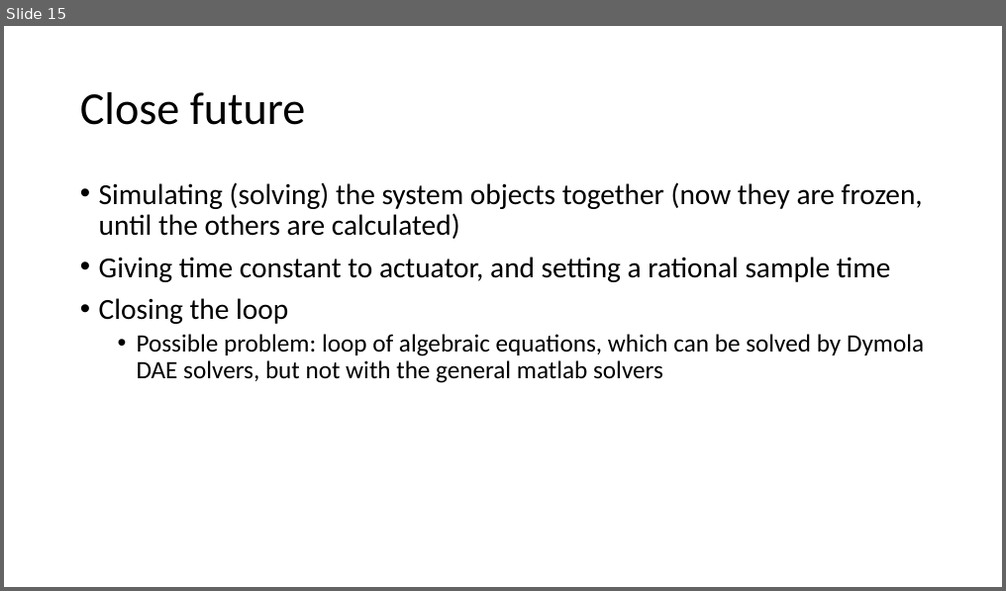
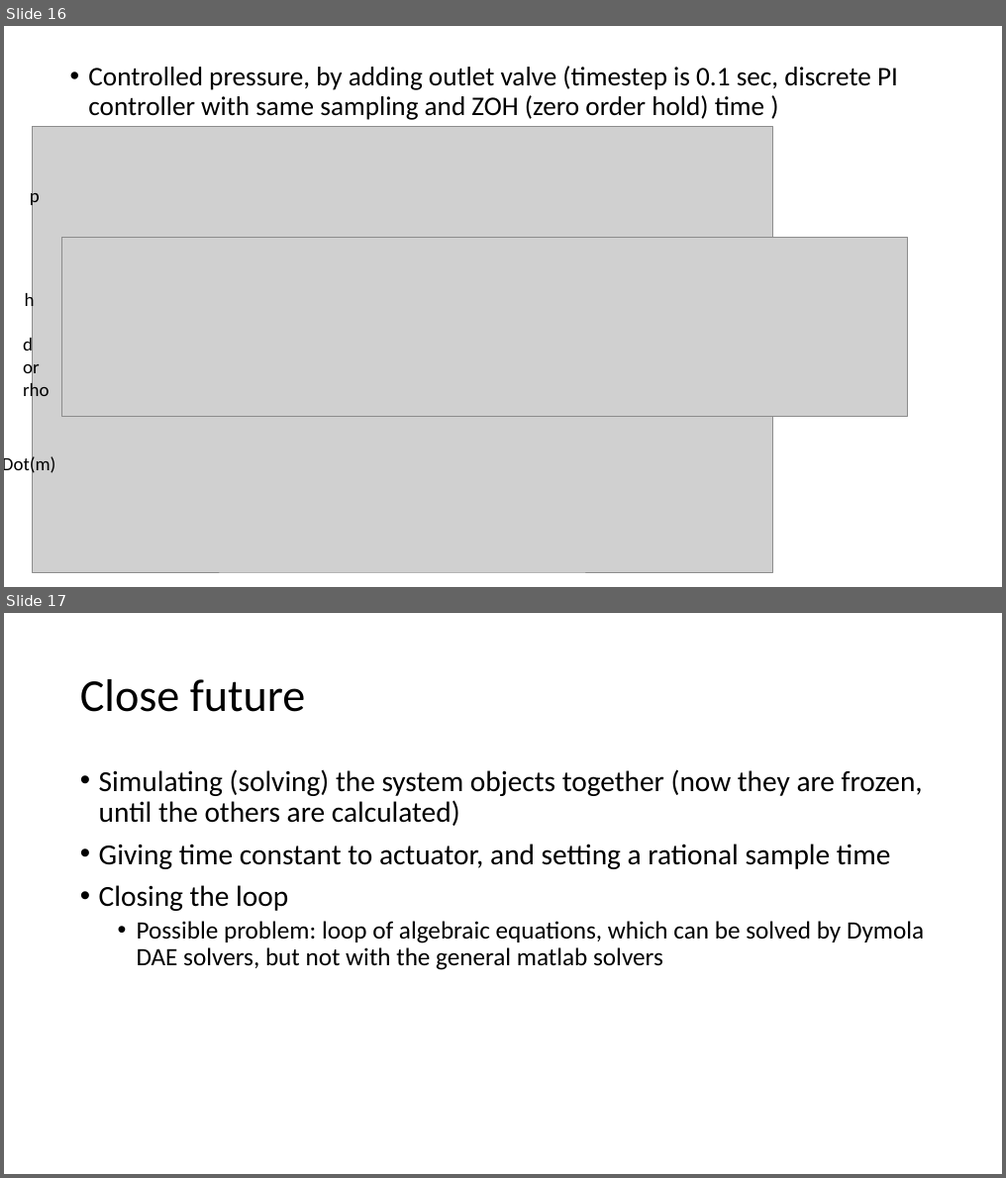
Before and after one commit to zolirulez/refrigDTU, a slide deck: Dynamical simulation of a 2-step refrigeration circle.pptx. Shown one above the other, each under a label of ours: slide 15 before the commit, slides 16 and 17 after it. The pictures are 1006x591 and 1006x1178 pixels, drawn with LibreOffice and Linux fonts; fonts in the diff are those of the drawing; grey boxes stand for pictures. Boxes give left, top, right and bottom in pixels: in the first picture for what was removed or moved away, otherwise in the second. Text is boxed around its words. In the diff, an @@ line names an element or a change of style, - is before the commit and + after.

```diff
--- a/Dynamical simulation of a 2-step refrigeration circle.pptx
+++ b/Dynamical simulation of a 2-step refrigeration circle.pptx
@@ slide 16 added at (x1=4, y1=26, x2=1002, y2=587), background #FFFFFF @@
@@ text added at (x1=88, y1=66, x2=898, y2=120), 25.9 pt, text #000000 @@
+• Controlled pressure, by adding outlet valve (timestep is 0.1 sec, discrete PI controller with same sampling and ZOH (zero order hold) time )
@@ picture added at (x1=32, y1=126, x2=772, y2=573) @@
@@ text added at (x1=30, y1=186, x2=40, y2=207), 18 pt, text #000000 @@
+p
@@ picture added at (x1=61, y1=237, x2=907, y2=416) @@
@@ text added at (x1=25, y1=291, x2=35, y2=312), 18 pt, text #000000 @@
+h
@@ text added at (x1=23, y1=336, x2=49, y2=401), 18 pt, text #000000 @@
+d
+or
+rho
@@ text added at (x1=4, y1=455, x2=55, y2=475), 18 pt, text #000000 @@
+Dot(m)
@@ what was slide 15 is now slide 17 @@
```
Also in this commit, not shown: 13 slides changed, 1 other slide added.
